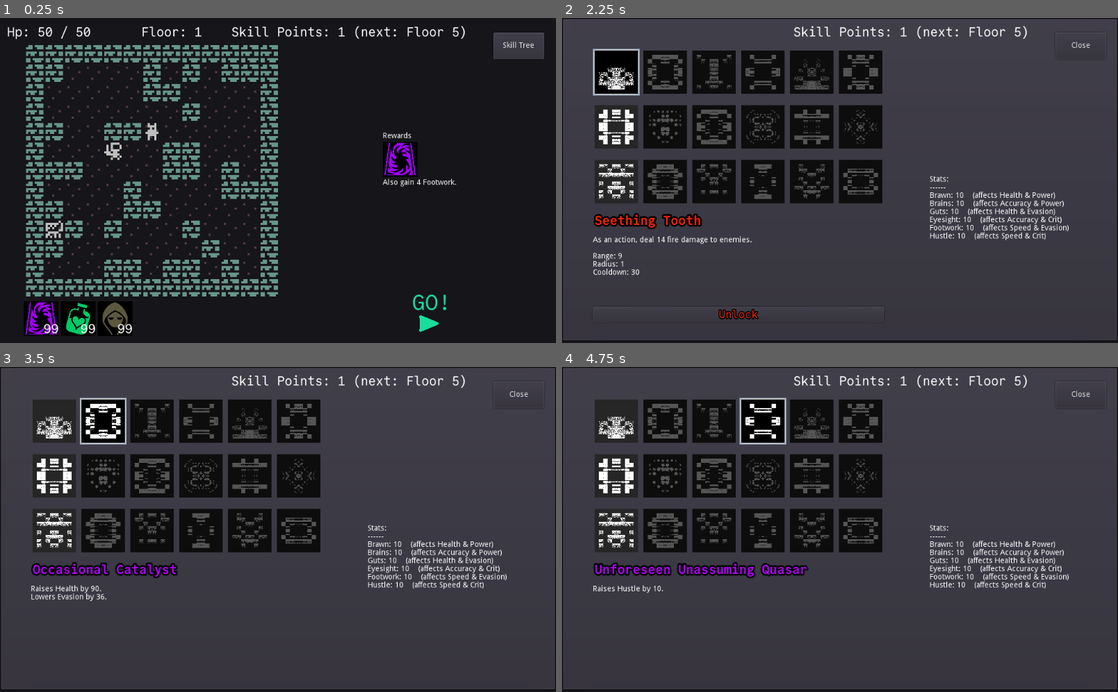
Above: before the commit, frames 1-4 (two rows, left to right).
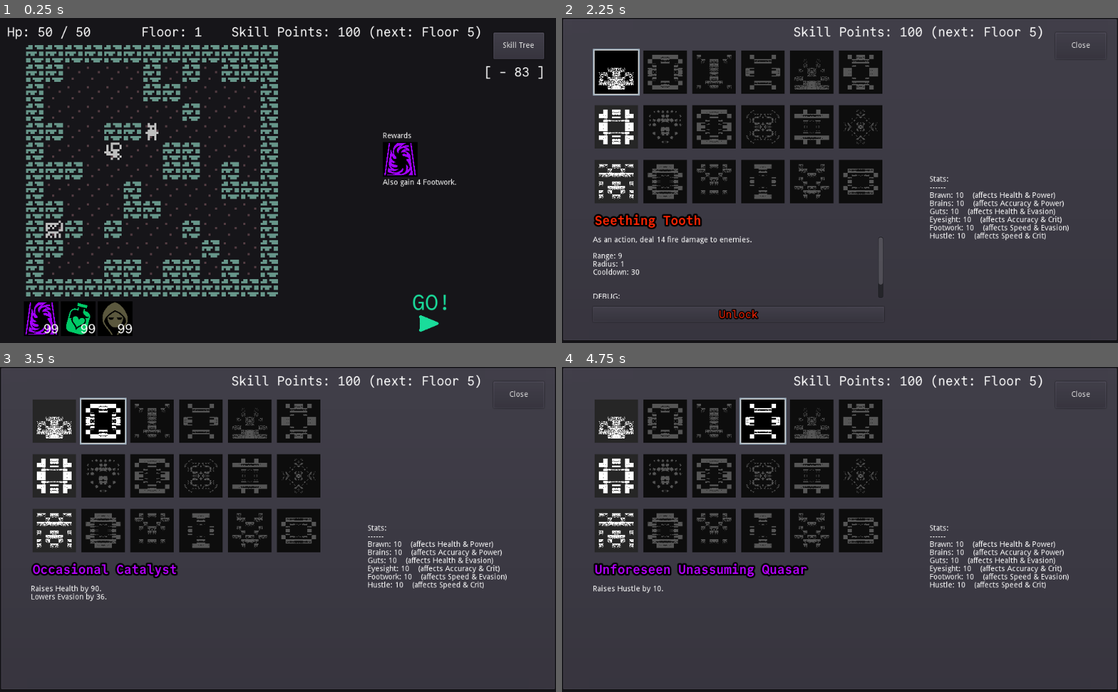
Above: after the commit, the same moments.

Repository: redxaxder/7DRL2024
Game: Godot game, scene res://main.tscn
The game is run twice, just before and just after one commit, with the same random seed, the same clock (stepped at 60 frames per second) and the same inputs.
Inputs (mouse positions are in pixels of both pictures, inside the frame that each line leads up to):
- Up to frame 1 (0.25 s): no input
- Up to frame 2 (2.25 s): click "Skill Tree" at 0.5 s; click (990, 317) at 1.25 s; click (617, 73) at 2.02 s
- Up to frame 3 (3.5 s): click (105, 422) at 2.77 s
- Up to frame 4 (4.75 s): click (712, 422) at 3.52 s; click (762, 422) at 4.27 s

The runs differ from the first frame. In frame 1, 0.5% of the frame differs, in the area x 62-98%, y 2-19%; in frame 2, 0.4%; in frame 3, 0.4%; in frame 4, 0.4%.

Commit message:
Debug mode features

Diff:
--- a/ViewSkillTree.gd
+++ b/ViewSkillTree.gd
@@ -4,7 +4,7 @@
 
 export var skill_tree: Resource
 
-var extra_skill_points : int = 0
+var extra_skill_points : int = 99 if Constants.debug_mode else 0
 
 var num_skills_to_unlock: int = 0
 var progress: int = 0
--- a/data/skills/Ability.gd
+++ b/data/skills/Ability.gd
@@ -255,7 +255,7 @@
 
 
 	# DEBUG
-	var debug = false
+	var debug = Constants.debug_mode
 	if debug:
 		text += "\n"
 		text += "\n"
--- a/main.gd
+++ b/main.gd
@@ -209,9 +209,19 @@
 
 	# DEBUG
 	if(Constants.debug_mode):
-		if event.is_action_pressed("z"):
+		# z
+		if event.is_action_pressed("jump_encounters"):
 			progress += 9
 			make_encounter()
+		# x
+		if event.is_action_pressed("increase_stats"):
+			for i in 6:
+				var bonus = Bonus.new()
+				bonus.initialize_bonus(i, 10)
+				reward_bonuses.append(bonus)
+			get_node("%ViewSkillTree").set_reward_bonuses(reward_bonuses)
+			get_node("%ViewSkillTree").recalculate_player_bonuses()
+			update_outcome()
 
 func done():
 	var final_player_state = encounter_result.get_player()
@@ -430,10 +440,39 @@
 func update_outcome():
 	var mod_state = apply_player_mods(next_encounter_base_state)
 	mod_state.get_player().cur_hp = player_hp
+
 	driver = EncounterDriver.new()
 	get_node("%state_view").update_view(DataUtil.deep_dup(mod_state))
 	driver.initialize(mod_state, map, driver_seed)
 	driver.tick()
+
+	if Constants.debug_mode:
+		var next_encounter_outcome = drive_encounter(DataUtil.deep_dup(mod_state), map, driver_seed)
+		print("drive history hp", next_encounter_outcome.final().get_player().cur_hp)
+		var encounter_damage = player_hp - calculate_new_hp(next_encounter_outcome)
+		print("calculate_new_hp", calculate_new_hp(next_encounter_outcome))
+		print("encounter damage", encounter_damage)
+		print("player_hp", player_hp)
+		get_node("%damage_preview").text = "[ - %d ]" % encounter_damage
+		get_node("%damage_preview").visible = true
+
+static func drive_encounter(mod_state: EncounterState, m: Map, ds: int) -> EncounterHistory:
+	var driver = EncounterDriver.new()
+	driver.initialize(mod_state, m, ds)
+	while driver.tick() and driver.current_time < time_limit:
+		pass
+	return driver.history
+
+func calculate_new_hp(next_encounter_outcome) -> int:
+	var final_player_state = next_encounter_outcome.final().get_player()
+	var remaining_hp = final_player_state.cur_hp
+	var temp_hp = final_player_state.stats.max_hp() - player_stats.max_hp()
+	temp_hp = min(temp_hp, remaining_hp)
+	temp_hp = max(0, temp_hp)
+	print("remaining_hp", remaining_hp)
+	print("temp_hp", temp_hp)
+	return remaining_hp - temp_hp
+
 
 
 #func is_fresh() -> bool:
--- a/main.tscn
+++ b/main.tscn
@@ -115,10 +115,10 @@
 [node name="damage_preview" type="Label" parent="."]
 unique_name_in_owner = true
 visible = false
-margin_left = 212.0
-margin_top = 10.0
-margin_right = 323.0
-margin_bottom = 37.0
+margin_left = 891.0
+margin_top = 86.0
+margin_right = 1002.0
+margin_bottom = 113.0
 custom_fonts/font = SubResource( 1 )
 text = "PREVIEW"
 
--- a/project.godot
+++ b/project.godot
@@ -292,6 +292,16 @@
 "events": [ Object(InputEventKey,"resource_local_to_scene":false,"resource_name":"","device":0,"alt":false,"shift":false,"control":false,"meta":false,"command":false,"pressed":false,"scancode":0,"physical_scancode":16777221,"unicode":0,"echo":false,"script":null)
  ]
 }
+jump_encounters={
+"deadzone": 0.5,
+"events": [ Object(InputEventKey,"resource_local_to_scene":false,"resource_name":"","device":0,"alt":false,"shift":false,"control":false,"meta":false,"command":false,"pressed":false,"scancode":0,"physical_scancode":90,"unicode":0,"echo":false,"script":null)
+ ]
+}
+increase_stats={
+"deadzone": 0.5,
+"events": [ Object(InputEventKey,"resource_local_to_scene":false,"resource_name":"","device":0,"alt":false,"shift":false,"control":false,"meta":false,"command":false,"pressed":false,"scancode":0,"physical_scancode":88,"unicode":0,"echo":false,"script":null)
+ ]
+}
 
 [physics]
 
